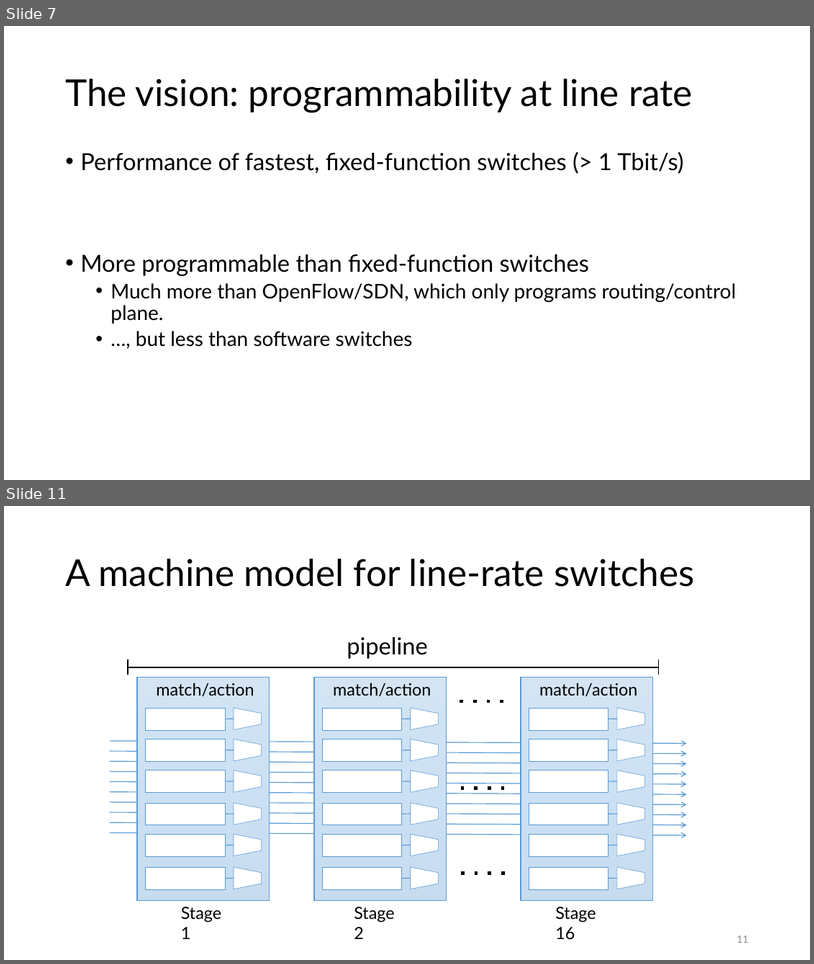
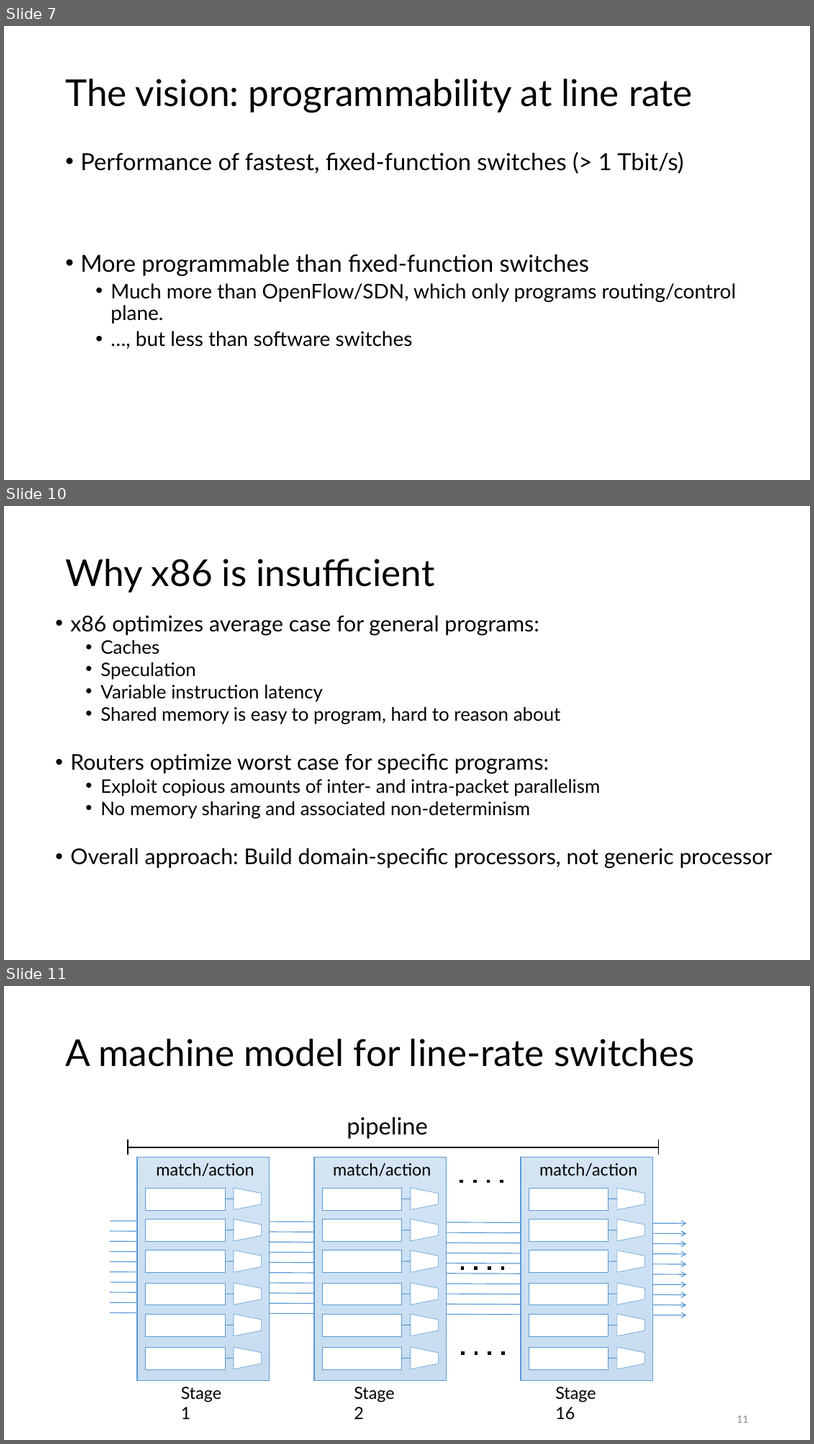
Before and after one commit to anirudhSK/pifo-domino-marple-ppts, a slide deck: combined_domino_pifo.pptx. Shown one above the other, each under a label of ours: slides 7 and 11 before the commit, slides 7, 10 and 11 after it; the slides between them are not shown. The pictures are 814x964 and 814x1444 pixels, drawn with LibreOffice and Linux fonts; fonts in the diff are those of the drawing. Boxes give left, top, right and bottom in pixels: in the first picture for what was removed or moved away, otherwise in the second. Text is boxed around its words. In the diff, an @@ line names an element or a change of style, - is before the commit and + after.

```diff
--- a/combined_domino_pifo.pptx
+++ b/combined_domino_pifo.pptx
@@ slide 10 added at [4,506,810,960], background #FFFFFF @@
@@ title added at [38,559,177,574], 44 pt, text #FFFFFF @@
+This Talk
@@ text added at [65,559,435,592], 44 pt, text #000000 @@
+Why x86 is insufficient
@@ text added at [70,615,773,868], 22.2 pt, text #000000 @@
+  • x86 optimizes average case for general programs:
+    • Caches
+    • Speculation
+    • Variable instruction latency
+    • Shared memory is easy to program, hard to reason about
+  • Routers optimize worst case for specific programs:
+    • Exploit copious amounts of inter- and intra-packet parallelism
+    • No memory sharing and associated non-determinism
+  • Overall approach: Build domain-specific processors, not generic processor
```
Also in this commit, not shown: 1 slide changed, 1 other slide added, 2 slides removed.
